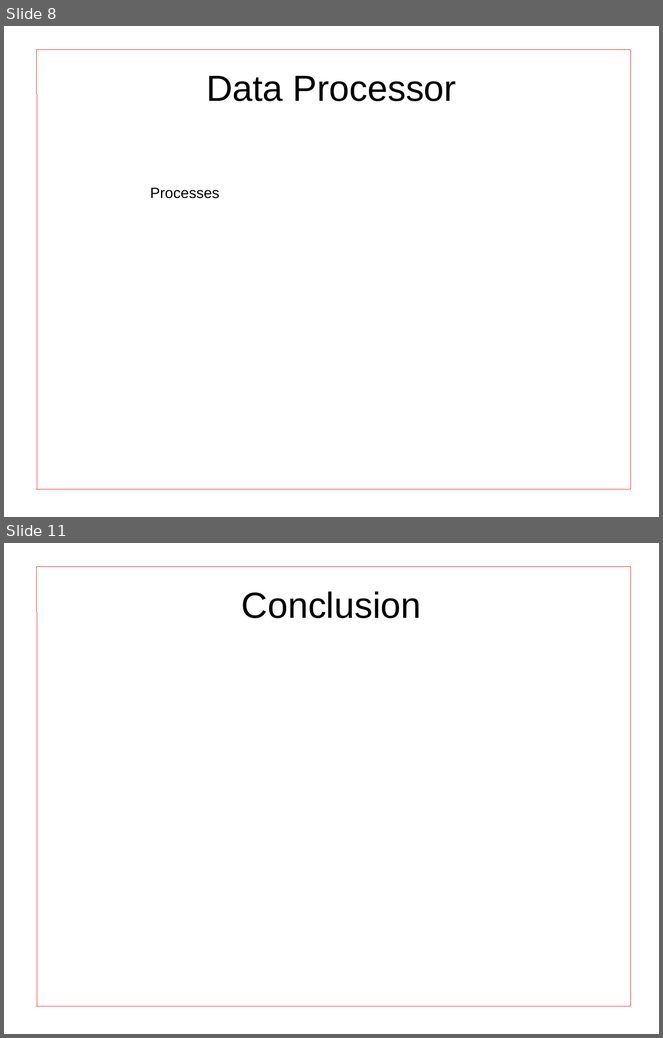
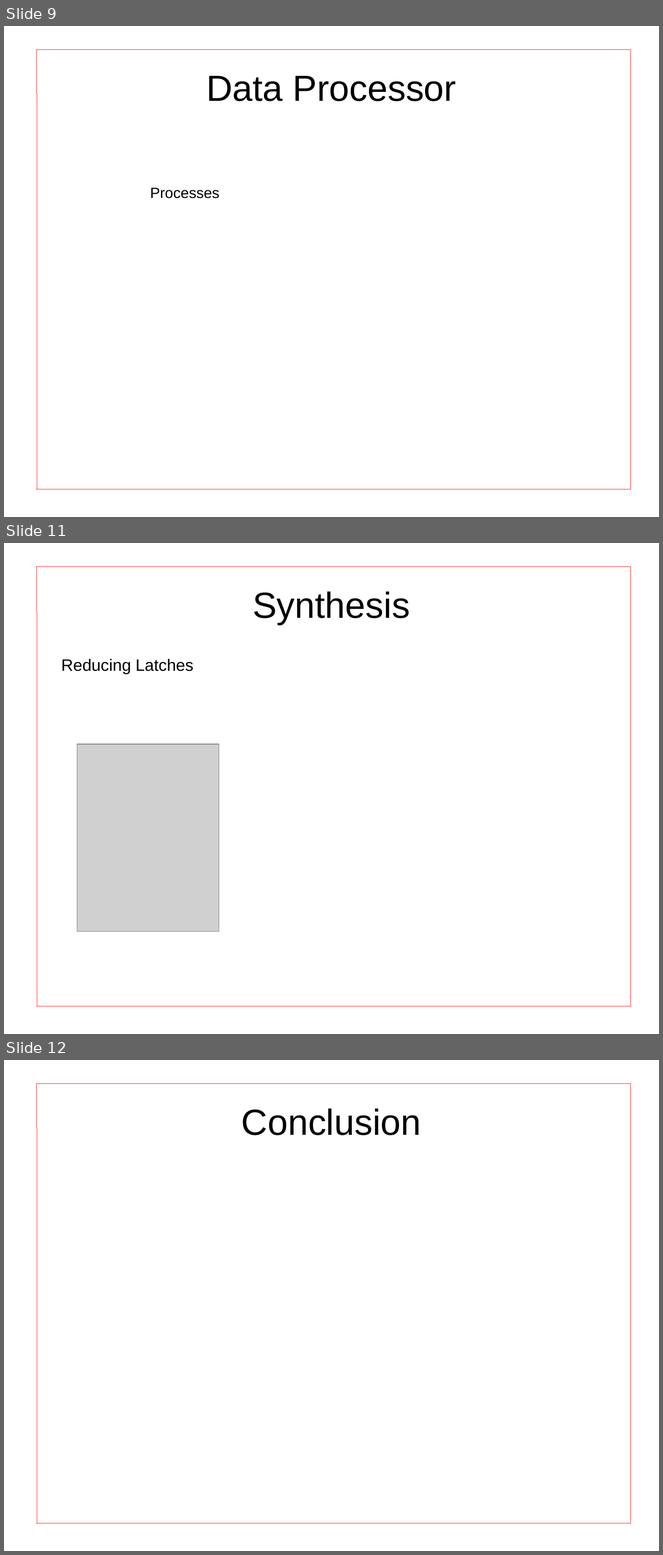
Before and after one commit to darylw357/digital_design_group, a slide deck: presentation.odp. Shown one above the other, each under a label of ours: slides 8 and 11 before the commit, slides 9, 11 and 12 after it; the slides between them are not shown. The pictures are 663x1038 and 663x1555 pixels, drawn with LibreOffice and Linux fonts; fonts in the diff are those of the drawing; grey boxes stand for pictures. Boxes give left, top, right and bottom in pixels: in the first picture for what was removed or moved away, otherwise in the second. Text is boxed around its words. In the diff, an @@ line names an element or a change of style, - is before the commit and + after.

```diff
--- a/presentation.odp
+++ b/presentation.odp
@@ slide 11 added at box(4, 543, 659, 1034), background #FFFFFF @@
@@ line added from (37, 566) to (37, 1007), #FF3333 0 pt @@
@@ line added from (631, 566) to (37, 566), #FF3333 0 pt @@
@@ line added from (631, 1007) to (631, 566), #FF3333 0 pt @@
@@ title added at box(253, 591, 410, 625), 44 pt, text #000000 @@
+Synthesis
@@ text added at box(61, 659, 193, 674), 20 pt, text #000000 @@
+Reducing Latches
@@ picture added at box(77, 745, 219, 932) @@
@@ line added from (37, 1007) to (631, 1007), #FF3333 0 pt @@
@@ what was slide 8 is now slide 9 @@
@@ what was slide 11 is now slide 12 @@
```
Also in this commit, not shown: 4 slides changed, 2 other slides added, 2 slides removed.
